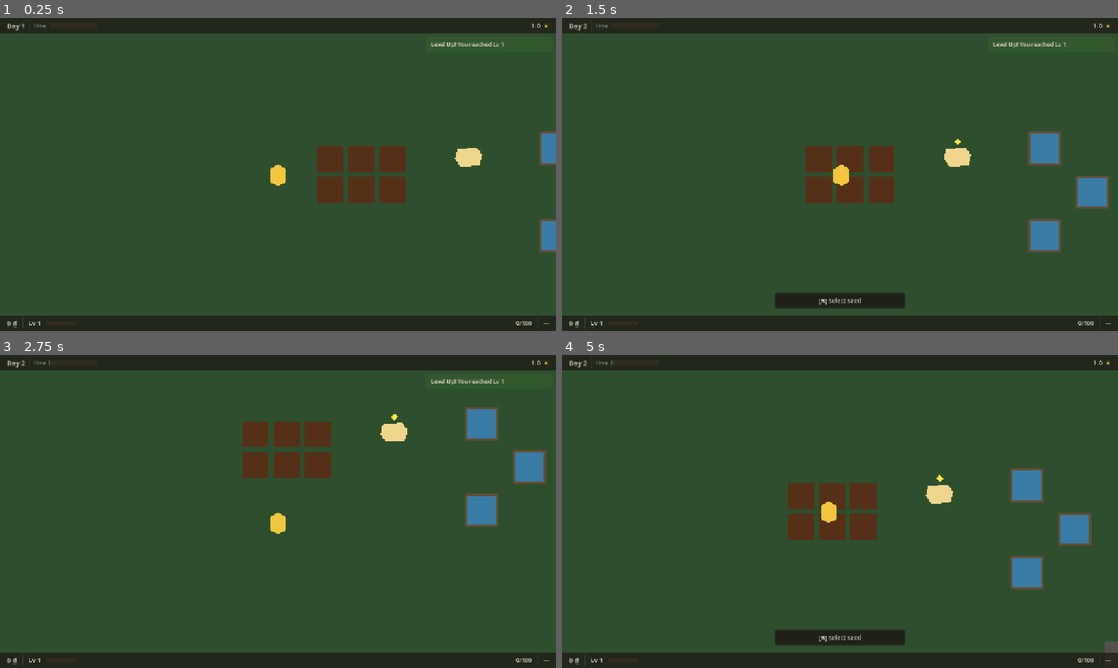
Above: before the commit, frames 1-4 (two rows, left to right).
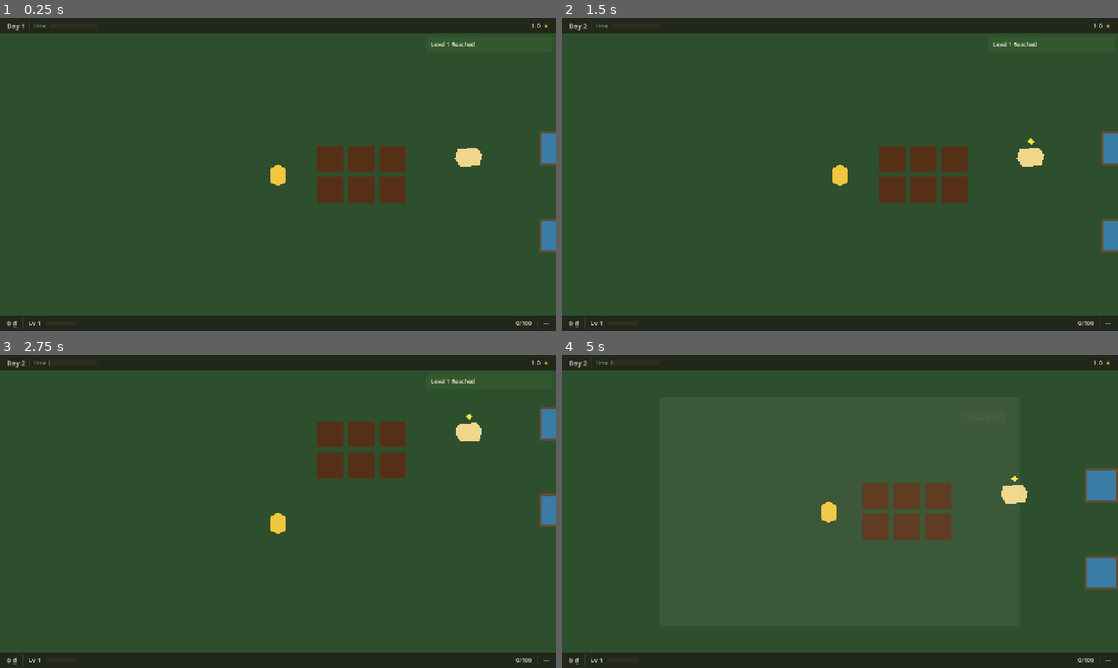
Above: after the commit, the same moments.

Repository: nian0812/lahoue
Game: Godot game, scene res://scenes/world/main_world.tscn
The game is run twice, just before and just after one commit, with the same random seed, the same clock (stepped at 60 frames per second) and the same inputs.
Inputs (mouse positions are in pixels of both pictures, inside the frame that each line leads up to):
- Up to frame 1 (0.25 s): no input
- Up to frame 2 (1.5 s): tap Enter at 0.5 s; move the mouse to (962, 158) at 0.52 s; hold D (move_right) 0.53-1.25 s; hold Backspace (finish_day) 0.53-1.25 s; click (840, 259) at 1.25 s, where only the run after the commit has a clickable "Continue to Next Day"
- Up to frame 3 (2.75 s): tap Space at 2 s; move the mouse to (166, 527) at 2.02 s; hold S (move_down) from 2.03 s (still down); tap E (interact) at 2.1 s
- Up to frame 4 (5 s): move the mouse to (895, 442) at 2.77 s; release S (move_down) at 2.78 s; hold D (move_right) 2.78-3.53 s; hold J (open_achievements) 2.78-3.53 s; move the mouse to (812, 574) at 3.52 s; hold W (move_up) 3.53-4.28 s; tap C (open_recipes) at 3.6 s; move the mouse to (1006, 558) at 4.27 s; hold A (move_left) from 4.28 s (still down); hold T (open_restaurant) from 4.28 s (still down); tap Escape (pause) at 4.9 s

The runs differ from the first frame. In frame 1, less than 0.1% of the frame differs, in the area x 80-91%, y 7-10%; in frame 2, 7.7%; in frame 3, 6.5%; in frame 4, 8.4%, in the area x 38-100%, y 19-96%.

Commit message:
feat: phase 13 tier 4 feedback polish

Diff:
--- /dev/null
+++ b/scenes/ui/day_summary_panel.tscn
@@ -0,0 +1,17 @@
+[gd_scene load_steps=2 format=3]
+
+[ext_resource type="Script" path="res://scripts/ui/day_summary_panel.gd" id="1_ds"]
+
+[node name="day_summary_panel" type="PanelContainer"]
+anchors_preset = 8
+anchor_left = 0.5
+anchor_top = 0.5
+anchor_right = 0.5
+anchor_bottom = 0.5
+offset_left = -250.0
+offset_top = -250.0
+offset_right = 250.0
+offset_bottom = 250.0
+grow_horizontal = 2
+grow_vertical = 2
+script = ExtResource("1_ds")
--- /dev/null
+++ b/scenes/ui/floating_text.tscn
@@ -0,0 +1,25 @@
+[gd_scene load_steps=2 format=3]
+
+[ext_resource type="Script" path="res://scripts/ui/floating_text.gd" id="1_ft"]
+
+[node name="floating_text" type="Node2D"]
+z_index = 100
+script = ExtResource("1_ft")
+
+[node name="Label" type="Label" parent="."]
+anchors_preset = 8
+anchor_left = 0.5
+anchor_top = 0.5
+anchor_right = 0.5
+anchor_bottom = 0.5
+offset_left = -100.0
+offset_top = -20.0
+offset_right = 100.0
+offset_bottom = 20.0
+grow_horizontal = 2
+grow_vertical = 2
+theme_override_colors/font_outline_color = Color(0.1, 0.08, 0.06, 1)
+theme_override_constants/outline_size = 4
+text = "+100"
+horizontal_alignment = 1
+vertical_alignment = 1
--- /dev/null
+++ b/scenes/ui/level_up_popup.tscn
@@ -0,0 +1,59 @@
+[gd_scene load_steps=2 format=3]
+
+[ext_resource type="Script" path="res://scripts/ui/level_up_popup.gd" id="1_lvl"]
+
+[node name="level_up_popup" type="Control"]
+layout_mode = 3
+anchors_preset = 15
+anchor_right = 1.0
+anchor_bottom = 1.0
+grow_horizontal = 2
+grow_vertical = 2
+mouse_filter = 2
+script = ExtResource("1_lvl")
+
+[node name="ColorRect" type="ColorRect" parent="."]
+layout_mode = 1
+anchors_preset = 15
+anchor_right = 1.0
+anchor_bottom = 1.0
+grow_horizontal = 2
+grow_vertical = 2
+mouse_filter = 2
+color = Color(1, 0.9, 0.6, 0.1)
+
+[node name="VBox" type="VBoxContainer" parent="."]
+layout_mode = 1
+anchors_preset = 8
+anchor_left = 0.5
+anchor_top = 0.5
+anchor_right = 0.5
+anchor_bottom = 0.5
+offset_left = -200.0
+offset_top = -60.0
+offset_right = 200.0
+offset_bottom = 60.0
+grow_horizontal = 2
+grow_vertical = 2
+mouse_filter = 2
+alignment = 1
+
+[node name="Title" type="Label" parent="VBox"]
+layout_mode = 2
+theme_override_colors/font_color = Color(1, 0.8, 0.3, 1)
+theme_override_colors/font_outline_color = Color(0.1, 0.08, 0.06, 1)
+theme_override_constants/outline_size = 8
+theme_override_font_sizes/font_size = 48
+text = "LEVEL UP!"
+horizontal_alignment = 1
+vertical_alignment = 1
+
+[node name="LevelLabel" type="Label" parent="VBox"]
+layout_mode = 2
+theme_override_colors/font_color = Color(1, 1, 1, 1)
+theme_override_colors/font_outline_color = Color(0.1, 0.08, 0.06, 1)
+theme_override_constants/outline_size = 6
+theme_override_font_sizes/font_size = 32
+text = "Level 1 -> 2"
+horizontal_alignment = 1
+vertical_alignment = 1
--- /dev/null
+++ b/scenes/ui/tooltip_panel.tscn
@@ -0,0 +1,9 @@
+[gd_scene load_steps=2 format=3]
+
+[ext_resource type="Script" path="res://scripts/ui/tooltip_panel.gd" id="1_tp"]
+
+[node name="tooltip_panel" type="PanelContainer"]
+offset_right = 40.0
+offset_bottom = 40.0
+mouse_filter = 2
+script = ExtResource("1_tp")
--- a/scenes/world/main_world.tscn
+++ b/scenes/world/main_world.tscn
@@ -19,6 +19,9 @@
 [ext_resource type="PackedScene" path="res://scenes/ui/upgrade_panel.tscn" id="17_upg"]
 [ext_resource type="PackedScene" path="res://scenes/ui/staff_panel.tscn" id="18_stf"]
 [ext_resource type="PackedScene" path="res://scenes/ui/achievement_panel.tscn" id="19_ach"]
+[ext_resource type="PackedScene" path="res://scenes/ui/level_up_popup.tscn" id="20_lvlup"]
+[ext_resource type="PackedScene" path="res://scenes/ui/day_summary_panel.tscn" id="21_day"]
+[ext_resource type="PackedScene" path="res://scenes/ui/tooltip_panel.tscn" id="22_tt"]
 
 [sub_resource type="CircleShape2D" id="CircleShape2D_player"]
 radius = 18.0
@@ -173,3 +176,9 @@
 [node name="staff_panel" parent="ui" instance=ExtResource("18_stf")]
 
 [node name="achievement_panel" parent="ui" instance=ExtResource("19_ach")]
+
+[node name="level_up_popup" parent="ui" instance=ExtResource("20_lvlup")]
+
+[node name="day_summary_panel" parent="ui" instance=ExtResource("21_day")]
+
+[node name="tooltip_panel" parent="ui" instance=ExtResource("22_tt")]
--- a/scripts/ui/achievement_panel.gd
+++ b/scripts/ui/achievement_panel.gd
@@ -176,5 +176,24 @@
 			r_lbl.add_theme_font_size_override("font_size", 14)
 			r_lbl.modulate = Color(0.8, 0.7, 0.4)
 			hbox_bottom.add_child(r_lbl)
+		else:
+			var lbl: Label = Label.new()
+			lbl.text = "Incomplete"
+			lbl.modulate = Color(0.8, 0.4, 0.4)
+			hbox_bottom.add_child(lbl)
+
+		row.mouse_entered.connect(func() -> void:
+			row.modulate = Color(1.2, 1.2, 1.2)
+			var t_data: Dictionary = {"title": "Achievement", "description": a_desc}
+			var ui: Node = get_parent()
+			if ui and ui.has_method("show_tooltip"):
+				ui.call("show_tooltip", t_data, row.global_position)
+		)
+		row.mouse_exited.connect(func() -> void:
+			row.modulate = Color.WHITE
+			var ui: Node = get_parent()
+			if ui and ui.has_method("hide_tooltip"):
+				ui.call("hide_tooltip")
+		)
 
 		list_container.add_child(row)
--- /dev/null
+++ b/scripts/ui/day_summary_panel.gd
@@ -0,0 +1,173 @@
+extends PanelContainer
+
+const vnd_format: GDScript = preload("res://scripts/ui/vnd_formatter.gd")
+
+var _money_earned: int = 0
+var _money_spent: int = 0
+var _crops_harvested: int = 0
+var _animal_products: int = 0
+var _seafood: int = 0
+var _meals_served: int = 0
+var _exp_gained: int = 0
+
+var _last_money: int = 0
+var _last_exp: int = 0
+
+var list_container: VBoxContainer
+var title_lbl: Label
+
+func _ready() -> void:
+	visible = false
+	process_mode = PROCESS_MODE_ALWAYS
+	_build_ui()
+	_connect_signals()
+
+	_last_money = game_manager.money
+	_last_exp = game_manager.current_exp
+
+
+func _build_ui() -> void:
+	var margin: MarginContainer = MarginContainer.new()
+	margin.add_theme_constant_override("margin_left", 32)
+	margin.add_theme_constant_override("margin_top", 32)
+	margin.add_theme_constant_override("margin_right", 32)
+	margin.add_theme_constant_override("margin_bottom", 32)
+	add_child(margin)
+
+	var vbox: VBoxContainer = VBoxContainer.new()
+	vbox.add_theme_constant_override("separation", 24)
+	margin.add_child(vbox)
+
+	title_lbl = Label.new()
+	title_lbl.text = "DAY SUMMARY"
+	title_lbl.add_theme_font_size_override("font_size", 28)
+	title_lbl.horizontal_alignment = HORIZONTAL_ALIGNMENT_CENTER
+	vbox.add_child(title_lbl)
+
+	var scroll: ScrollContainer = ScrollContainer.new()
+	scroll.size_flags_vertical = SIZE_EXPAND_FILL
+	scroll.custom_minimum_size = Vector2(400, 300)
+	vbox.add_child(scroll)
+
+	list_container = VBoxContainer.new()
+	list_container.size_flags_horizontal = SIZE_EXPAND_FILL
+	list_container.add_theme_constant_override("separation", 12)
+	scroll.add_child(list_container)
+
+	var btn: Button = Button.new()
+	btn.text = "Continue to Next Day"
+	btn.custom_minimum_size = Vector2(0, 50)
+	btn.pressed.connect(_on_continue_pressed)
+	vbox.add_child(btn)
+
+
+func _connect_signals() -> void:
+	game_manager.day_started.connect(_on_day_started)
+	game_manager.day_finishing.connect(_on_day_finishing)
+	game_manager.money_changed.connect(_on_money_changed)
+	game_manager.exp_changed.connect(_on_exp_changed)
+
+	inventory_manager.item_added.connect(_on_item_added)
+
+	# Wait for restaurant to be ready
+	call_deferred("_connect_restaurant")
+
+func _connect_restaurant() -> void:
+	var main_world: Node = get_tree().root.get_node_or_null("main_world")
+	if main_world:
+		var rest: Node = main_world.get_node_or_null("restaurant")
+		if rest and rest.has_signal("payment_collected"):
+			rest.connect("payment_collected", _on_payment_collected)
+
+
+func _on_day_started(_day: Variant) -> void:
+	_money_earned = 0
+	_money_spent = 0
+	_crops_harvested = 0
+	_animal_products = 0
+	_seafood = 0
+	_meals_served = 0
+	_exp_gained = 0
+
+	_last_money = game_manager.money
+	_last_exp = game_manager.current_exp
+
+
+func _on_money_changed(new_money: Variant) -> void:
+	var diff: int = int(new_money) - _last_money
+	if diff > 0:
+		_money_earned += diff
+	elif diff < 0:
+		_money_spent -= diff
+	_last_money = int(new_money)
+
+
+func _on_exp_changed(new_exp: Variant, _lvl: Variant) -> void:
+	var diff: int = int(new_exp) - _last_exp
+	if diff > 0:
+		_exp_gained += diff
+	_last_exp = int(new_exp)
+
+
+func _on_item_added(item_id: Variant, amount: Variant) -> void:
+	var ds: Dictionary = data_manager.get_dataset("items")
+	var entries: Dictionary = ds.get("entries", {})
+	var it_str: String = String(item_id)
+	var data: Dictionary = entries.get(it_str, {}) as Dictionary
+	var cat: String = String(data.get("category", ""))
+
+	if cat == "farm":
+		_crops_harvested += int(amount)
+	elif cat == "animal":
+		_animal_products += int(amount)
+	elif cat == "seafood":
+		_seafood += int(amount)
+
+
+func _on_payment_collected(_cid: Variant, _rid: Variant, _tot: Variant) -> void:
+	_meals_served += 1
+
+
+func _on_day_finishing(day: Variant) -> void:
+	title_lbl.text = "DAY %d SUMMARY" % int(day)
+
+	for child in list_container.get_children():
+		child.queue_free()
+
+	_add_stat_row("Money Earned", "+%s" % vnd_format.format(_money_earned), Color(0.4, 0.8, 0.4))
+	_add_stat_row("Money Spent", "-%s" % vnd_format.format(_money_spent), Color(0.8, 0.4, 0.4))
+	_add_stat_row("EXP Gained", "+%d" % _exp_gained, Color(0.3, 0.6, 1.0))
+	_add_stat_row("Crops Harvested", str(_crops_harvested), Color.WHITE)
+	_add_stat_row("Animal Products", str(_animal_products), Color.WHITE)
+	_add_stat_row("Seafood Collected", str(_seafood), Color.WHITE)
+	_add_stat_row("Meals Served", str(_meals_served), Color.WHITE)
+
+	visible = true
+	get_tree().paused = true
+
+	# Animation
+	modulate.a = 0
+	var tw: Tween = create_tween()
+	tw.tween_property(self, "modulate:a", 1.0, 0.3)
+
+
+func _add_stat_row(label_text: String, val_text: String, val_color: Color) -> void:
+	var hbox: HBoxContainer = HBoxContainer.new()
+	list_container.add_child(hbox)
+
+	var lbl: Label = Label.new()
+	lbl.text = label_text
+	lbl.size_flags_horizontal = SIZE_EXPAND_FILL
+	lbl.add_theme_font_size_override("font_size", 18)
+	hbox.add_child(lbl)
+
+	var val: Label = Label.new()
+	val.text = val_text
+	val.modulate = val_color
+	val.add_theme_font_size_override("font_size", 18)
+	hbox.add_child(val)
+
+
+func _on_continue_pressed() -> void:
+	visible = false
+	get_tree().paused = false
--- /dev/null
+++ b/scripts/ui/floating_text.gd
@@ -0,0 +1,33 @@
+extends Node2D
+
+var _tween: Tween
+
+func _ready() -> void:
+	pass
+
+func display(text: String, color: Color = Color.WHITE) -> void:
+	var label: Label = get_node_or_null("Label") as Label
+	if label == null:
+		return
+
+	label.text = text
+	label.modulate = color
+	label.add_theme_font_size_override("font_size", 18)
+	label.horizontal_alignment = HORIZONTAL_ALIGNMENT_CENTER
+	label.vertical_alignment = VERTICAL_ALIGNMENT_CENTER
+
+	scale = Vector2.ZERO
+	position.y -= 10
+
+	_tween = create_tween()
+	_tween.set_parallel(true)
+
+	# Pop up
+	_tween.tween_property(self, "scale", Vector2.ONE, 0.2).set_trans(Tween.TRANS_BACK).set_ease(Tween.EASE_OUT)
+	_tween.tween_property(self, "position:y", position.y - 30, 0.8).set_trans(Tween.TRANS_QUAD).set_ease(Tween.EASE_OUT)
+
+	# Fade out
+	_tween.tween_property(self, "modulate:a", 0.0, 0.4).set_delay(0.6).set_trans(Tween.TRANS_LINEAR)
+
+	_tween.set_parallel(false)
+	_tween.tween_callback(queue_free)
--- /dev/null
+++ b/scripts/ui/level_up_popup.gd
@@ -0,0 +1,33 @@
+extends Control
+
+var _tween: Tween
+
+func _ready() -> void:
+	visible = false
+
+func show_level_up(old_lvl: int, new_lvl: int) -> void:
+	var label: Label = get_node_or_null("VBox/LevelLabel") as Label
+	if label:
+		if old_lvl > 0:
+			label.text = "Level %d -> %d!" % [old_lvl, new_lvl]
+		else:
+			label.text = "Level %d Reached!" % new_lvl
+
+	visible = true
+	modulate.a = 0
+	scale = Vector2.ONE * 0.8
+
+	if _tween:
+		_tween.kill()
+
+	_tween = create_tween()
+	_tween.set_parallel(true)
+
+	_tween.tween_property(self, "modulate:a", 1.0, 0.3).set_trans(Tween.TRANS_SINE)
+	_tween.tween_property(self, "scale", Vector2.ONE, 0.4).set_trans(Tween.TRANS_BACK).set_ease(Tween.EASE_OUT)
+
+	_tween.set_parallel(false)
+	_tween.tween_interval(2.0)
+
+	_tween.tween_property(self, "modulate:a", 0.0, 0.5).set_trans(Tween.TRANS_SINE)
+	_tween.tween_callback(func() -> void: visible = false)
--- a/scripts/ui/shop_panel.gd
+++ b/scripts/ui/shop_panel.gd
@@ -168,6 +168,22 @@
 		buy_btn.pressed.connect(_on_buy_seed.bind(seed_id))
 		hbox.add_child(buy_btn)
 
+		row.mouse_entered.connect(func() -> void:
+			row.modulate = Color(1.2, 1.2, 1.2)
+			var t_data: Dictionary = {"title": vnd_format.format_item_name(seed_id), "description": "Category: Seed"}
+			if buy_price > 0:
+				t_data["cost"] = vnd_format.format(buy_price)
+			var ui: Node = get_parent()
+			if ui and ui.has_method("show_tooltip"):
+				ui.call("show_tooltip", t_data, row.global_position)
+		)
+		row.mouse_exited.connect(func() -> void:
+			row.modulate = Color.WHITE
+			var ui: Node = get_parent()
+			if ui and ui.has_method("hide_tooltip"):
+				ui.call("hide_tooltip")
+		)
+
 		seeds_container.add_child(row)
 
 
--- /dev/null
+++ b/scripts/ui/tooltip_panel.gd
@@ -0,0 +1,101 @@
+extends PanelContainer
+
+var title_lbl: Label
+var desc_lbl: Label
+var cost_lbl: Label
+var req_lbl: Label
+
+func _ready() -> void:
+	visible = false
+	z_index = 100
+	mouse_filter = MOUSE_FILTER_IGNORE
+	_build_ui()
+
+
+func _build_ui() -> void:
+	var style: StyleBoxFlat = StyleBoxFlat.new()
+	style.bg_color = Color(0.1, 0.08, 0.06, 0.95)
+	style.corner_radius_top_left = 6
+	style.corner_radius_top_right = 6
+	style.corner_radius_bottom_right = 6
+	style.corner_radius_bottom_left = 6
+	style.border_width_left = 2
+	style.border_width_top = 2
+	style.border_width_right = 2
+	style.border_width_bottom = 2
+	style.border_color = Color(0.3, 0.25, 0.2)
+	style.content_margin_left = 12
+	style.content_margin_top = 12
+	style.content_margin_right = 12
+	style.content_margin_bottom = 12
+	add_theme_stylebox_override("panel", style)
+
+	var vbox: VBoxContainer = VBoxContainer.new()
+	vbox.add_theme_constant_override("separation", 8)
+	vbox.mouse_filter = MOUSE_FILTER_IGNORE
+	add_child(vbox)
+
+	title_lbl = Label.new()
+	title_lbl.add_theme_font_size_override("font_size", 16)
+	title_lbl.add_theme_color_override("font_color", Color(1, 0.9, 0.6))
+	vbox.add_child(title_lbl)
+
+	desc_lbl = Label.new()
+	desc_lbl.add_theme_font_size_override("font_size", 14)
+	desc_lbl.autowrap_mode = TextServer.AUTOWRAP_WORD_SMART
+	desc_lbl.custom_minimum_size = Vector2(200, 0)
+	vbox.add_child(desc_lbl)
+
+	cost_lbl = Label.new()
+	cost_lbl.add_theme_font_size_override("font_size", 14)
+	cost_lbl.add_theme_color_override("font_color", Color(0.8, 0.7, 0.4))
+	vbox.add_child(cost_lbl)
+
+	req_lbl = Label.new()
+	req_lbl.add_theme_font_size_override("font_size", 14)
+	req_lbl.add_theme_color_override("font_color", Color(0.8, 0.4, 0.4))
+	vbox.add_child(req_lbl)
+
+
+func show_tooltip(data: Dictionary, pos: Vector2) -> void:
+	if data.has("title"):
+		title_lbl.text = String(data["title"])
+		title_lbl.visible = true
+	else:
+		title_lbl.visible = false
+
+	if data.has("description") and String(data["description"]) != "":
+		desc_lbl.text = String(data["description"])
+		desc_lbl.visible = true
+	else:
+		desc_lbl.visible = false
+
+	if data.has("cost") and String(data["cost"]) != "":
+		cost_lbl.text = "Cost: " + String(data["cost"])
+		cost_lbl.visible = true
+	else:
+		cost_lbl.visible = false
+
+	if data.has("req") and String(data["req"]) != "":
+		req_lbl.text = String(data["req"])
+		req_lbl.visible = true
+	else:
+		req_lbl.visible = false
+
+	# Setup position to not overflow screen
+	global_position = pos + Vector2(15, 15)
+
+	# Delay visible calculation
+	call_deferred("_adjust_position")
+	visible = true
+
+func _adjust_position() -> void:
+	var vp: Rect2 = get_viewport_rect()
+	var sz: Vector2 = size
+	if global_position.x + sz.x > vp.size.x:
+		global_position.x = vp.size.x - sz.x - 10
+	if global_position.y + sz.y > vp.size.y:
+		global_position.y = vp.size.y - sz.y - 10
+
+func hide_tooltip() -> void:
+	visible = false
--- a/scripts/ui/ui_manager.gd
+++ b/scripts/ui/ui_manager.gd
@@ -15,8 +15,16 @@
 var upgrade_panel: Control
 var staff_panel: Control
 var achievement_panel: Control
+var level_up_popup: Control
+var day_summary_panel: Control
+var tooltip_node: Control
 
 var active_panel: Control = null
+var player_node: Node2D = null
+
+var floating_text_scene: PackedScene = preload("res://scenes/ui/floating_text.tscn")
+var _last_exp: int = -1
+var _last_level: int = -1
 
 
 func _ready() -> void:
@@ -38,12 +46,16 @@
 	upgrade_panel = get_node_or_null("upgrade_panel") as Control
 	staff_panel = get_node_or_null("staff_panel") as Control
 	achievement_panel = get_node_or_null("achievement_panel") as Control
+	level_up_popup = get_node_or_null("level_up_popup") as Control
+	day_summary_panel = get_node_or_null("day_summary_panel") as Control
+	tooltip_node = get_node_or_null("tooltip_panel") as Control
 
 	# Apply theme and initial visibility
 	var all_nodes: Array[Control] = [
 		hud_node, prompt_node, notification_node, pause_node,
 		inventory_panel, shop_panel, recipe_panel, restaurant_panel,
-		upgrade_panel, staff_panel, achievement_panel
+		upgrade_panel, staff_panel, achievement_panel, level_up_popup, day_summary_panel,
+		tooltip_node
 	]
 	for node: Control in all_nodes:
 		if node != null:
@@ -97,14 +109,47 @@
 			_close_active_panel()
 		active_panel = panel
 		panel.visible = true
+
+		# Open animation
+		panel.modulate.a = 0
+		panel.scale = Vector2.ONE * 0.95
+		panel.pivot_offset = panel.size / 2
+		var tw: Tween = create_tween()
+		tw.set_parallel(true)
+		tw.tween_property(panel, "modulate:a", 1.0, 0.15).set_trans(Tween.TRANS_SINE)
+		tw.tween_property(panel, "scale", Vector2.ONE, 0.2).set_trans(Tween.TRANS_BACK).set_ease(Tween.EASE_OUT)
+
 		if panel.has_method("refresh"):
 			panel.call("refresh")
 
 
 func _close_active_panel() -> void:
 	if active_panel != null:
-		active_panel.visible = false
+		var panel_to_close: Control = active_panel
 		active_panel = null
+
+		# Close animation
+		var tw: Tween = create_tween()
+		tw.set_parallel(true)
+		tw.tween_property(panel_to_close, "modulate:a", 0.0, 0.1).set_trans(Tween.TRANS_SINE)
+		tw.tween_property(panel_to_close, "scale", Vector2.ONE * 0.95, 0.1).set_trans(Tween.TRANS_SINE)
+		tw.set_parallel(false)
+		tw.tween_callback(func() -> void:
+			panel_to_close.visible = false
+			panel_to_close.modulate.a = 1.0
+			panel_to_close.scale = Vector2.ONE
+		)
+
+		if tooltip_node:
+			tooltip_node.call("hide_tooltip")
+
+func show_tooltip(data: Dictionary, pos: Vector2) -> void:
+	if tooltip_node:
+		tooltip_node.call("show_tooltip", data, pos)
+
+func hide_tooltip() -> void:
+	if tooltip_node:
+		tooltip_node.call("hide_tooltip")
 
 
 func _setup_player() -> void:
@@ -115,6 +160,8 @@
 	var player: Node = parent.get_node_or_null("player")
 	if player == null:
 		return
+
+	player_node = player as Node2D
 
 	if hud_node != null and hud_node.has_method("set_player"):
 		hud_node.call("set_player", player)
@@ -134,6 +181,8 @@
 		inventory_manager.item_purchased.connect(_on_item_purchased)
 	if not inventory_manager.warehouse_upgraded.is_connected(_on_warehouse_upgraded):
 		inventory_manager.warehouse_upgraded.connect(_on_warehouse_upgraded)
+	if not inventory_manager.item_added.is_connected(_on_item_added):
+		inventory_manager.item_added.connect(_on_item_added)
 
 	# Level change
 	if not game_manager.level_changed.is_connected(_on_level_changed_notify):
@@ -170,11 +219,22 @@
 func _on_item_sold(p_item_id: Variant, p_amount: Variant, p_total: Variant) -> void:
 	var price_text: String = vnd_format.format(int(p_total))
 	notification_node.call("show_notification", "Sold: +%s" % price_text, "success")
+	if player_node:
+		spawn_floating_text("+%s" % price_text, _get_randomized_player_pos(), Color(0.4, 0.8, 0.4))
 
 
 func _on_item_purchased(p_item_id: Variant, p_amount: Variant, p_total: Variant) -> void:
 	var name_text: String = vnd_format.format_item_name(String(p_item_id))
 	notification_node.call("show_notification", "Bought %d %s" % [int(p_amount), name_text], "info")
+	if player_node:
+		var price_text: String = vnd_format.format(int(p_total))
+		spawn_floating_text("-%s" % price_text, _get_randomized_player_pos(), Color(0.8, 0.3, 0.3))
+
+
+func _on_item_added(p_item_id: Variant, p_amount: Variant) -> void:
+	if player_node:
+		var name_text: String = vnd_format.format_item_name(String(p_item_id))
+		spawn_floating_text("+%d %s" % [int(p_amount), name_text], _get_randomized_player_pos(), Color(1.0, 1.0, 0.8))
 
 
 func _on_warehouse_upgraded(p_level: Variant, p_capacity: Variant) -> void:
@@ -182,13 +242,40 @@
 
 
 func _on_level_changed_notify(new_lvl: Variant) -> void:
-	notification_node.call("show_notification", "Level Up! You reached Lv %d" % int(new_lvl), "success")
+	var lvl: int = int(new_lvl)
+	if _last_level > 0 and lvl > _last_level:
+		if level_up_popup and level_up_popup.has_method("show_level_up"):
+			level_up_popup.call("show_level_up", _last_level, lvl)
+	else:
+		notification_node.call("show_notification", "Level %d Reached" % lvl, "success")
+	_last_level = lvl
+
 	if active_panel != null and active_panel.has_method("refresh"):
 		active_panel.call("refresh")
 
-func _on_exp_changed(_exp: Variant, _lvl: Variant) -> void:
+	# Removed duplicate _on_exp_changed here
+func _on_exp_changed(new_exp: Variant, _lvl: Variant) -> void:
+	var current_exp: int = int(new_exp)
+	if _last_exp >= 0 and current_exp > _last_exp:
+		if player_node:
+			spawn_floating_text("+%d EXP" % (current_exp - _last_exp), _get_randomized_player_pos(), Color(0.3, 0.6, 1.0))
+	_last_exp = current_exp
 	if active_panel == upgrade_panel and upgrade_panel != null:
 		upgrade_panel.call("refresh")
+
+func _get_randomized_player_pos() -> Vector2:
+	if player_node:
+		var pos: Vector2 = player_node.global_position
+		pos.x += randf_range(-30, 30)
+		pos.y -= randf_range(20, 50)
+		return pos
+	return Vector2.ZERO
+
+func spawn_floating_text(text: String, global_pos: Vector2, color: Color = Color.WHITE) -> void:
+	var ft: Node2D = floating_text_scene.instantiate() as Node2D
+	ft.global_position = global_pos
+	get_parent().add_child(ft)
+	ft.call("display", text, color)
 
 
 func _on_achievement_unlocked(p_id: Variant) -> void:
--- a/scripts/ui/upgrade_panel.gd
+++ b/scripts/ui/upgrade_panel.gd
@@ -204,6 +204,20 @@
 		max_lbl.modulate = Color(0.4, 0.8, 0.4)
 		hbox_bottom.add_child(max_lbl)
 
+	row.mouse_entered.connect(func() -> void:
+		row.modulate = Color(1.2, 1.2, 1.2)
+		var t_data: Dictionary = {"title": sys_id.capitalize().replace("_", " "), "description": "System Upgrade"}
+		var ui: Node = get_parent()
+		if ui and ui.has_method("show_tooltip"):
+			ui.call("show_tooltip", t_data, row.global_position)
+	)
+	row.mouse_exited.connect(func() -> void:
+		row.modulate = Color.WHITE
+		var ui: Node = get_parent()
+		if ui and ui.has_method("hide_tooltip"):
+			ui.call("hide_tooltip")
+	)
+
 	list_container.add_child(row)
 
 
Not shown: 1 places in scenes/world/main_world.tscn that only renumber resources
